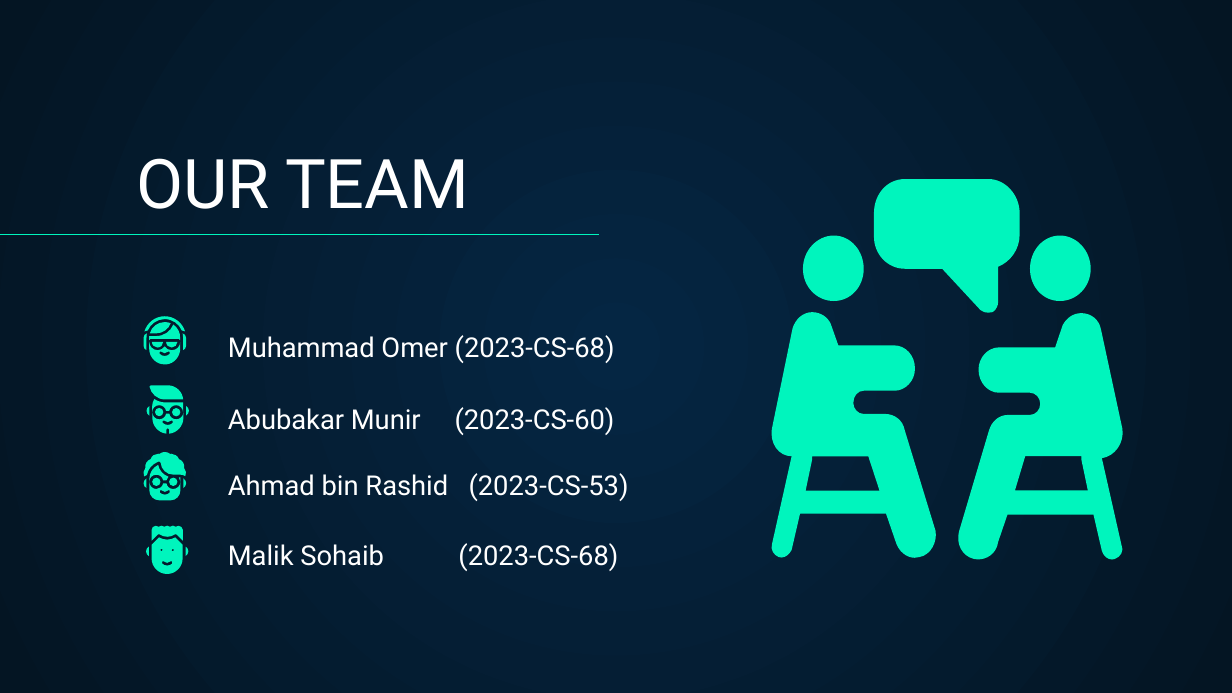
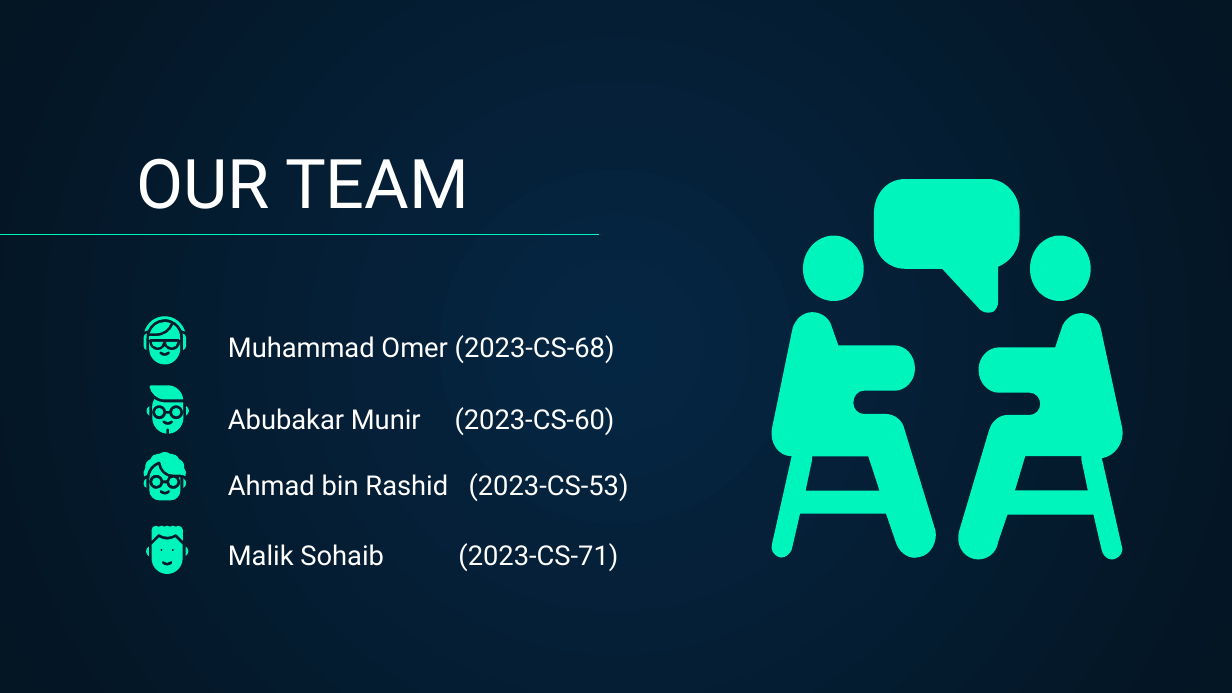
Before and after one commit to MuhammadOmerGhazali/DataBase-project-SmartSwipe, a slide deck: slide 3 of presentation/proposal 1(smart Swipe).pptx (slide 4 before the commit). Drawn at 1232x693 pixels with LibreOffice and Linux fonts; fonts in the diff are those of the drawing. Boxes give left, top, right and bottom in pixels: in the first picture for what was removed or moved away, otherwise in the second. Text is boxed around its words. In the diff, an @@ line names an element or a change of style, - is before the commit and + after.

```diff
--- a/presentation/proposal 1(smart Swipe).pptx
+++ b/presentation/proposal 1(smart Swipe).pptx
@@ text at (x1=228, y1=543, x2=618, y2=571): text changed @@
-Malik Sohaib (2023-CS-68)
+Malik Sohaib (2023-CS-71)
```
Also in this commit, not shown: 3 other slides changed, 1 slide added, 6 other files.
